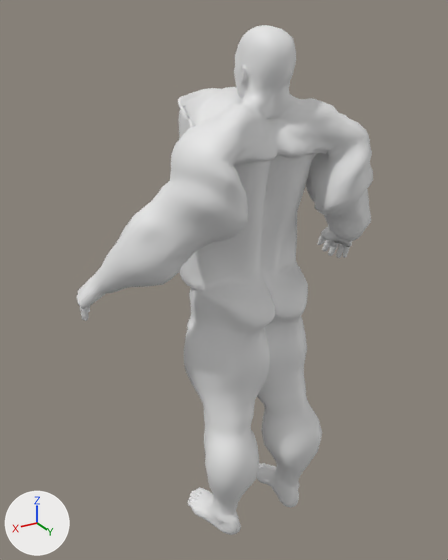
One commit to the FBX model Tools/Art/SKM_Zombie_Abomination.fbx: the scene before it, then after it.
Camera for both pictures: a 50 mm camera at (1.078, 1.562, 1.807) aimed at (0.069, -0.121, 0.966). The axes (+X, +Y, +Z) are drawn at lower left. The lights are the same throughout. The older version comes first. Where no turn or scale is listed for an object, it has been applied to the vertices.

Before the edit, the objects in view are built like this:
```python
mat_z_skin = principled_material('Z_Skin')
mat_z_skin.base_color = (0.8, 0.8, 0.8)  # white #e7e7e7
me_base_009 = bpy.data.meshes.new('base.009')
me_base_009.from_pydata(...)  # 13552 vertices, 13570 faces; spans x -0.56..0.56, y -0.29..0.2, z -0.01..1.78
# faces by material slot: [8451, 1640, 1170, 2117, 192]
me_base_009.materials.append(mat_z_skin)  # white #e7e7e7
me_base_009.materials.append(mat_z_shirt)  # white #e7e7e7
me_base_009.materials.append(mat_z_trousers)  # white #e7e7e7
me_base_009.materials.append(mat_z_shoes)  # white #e7e7e7
me_base_009.materials.append(mat_z_eyes)  # white #e7e7e7
ob_zombie_abomination = bpy.data.objects.new('Zombie_Abomination', me_base_009)
ob_zombie_abomination.location = (0.0, 0.0, 0.0)
```
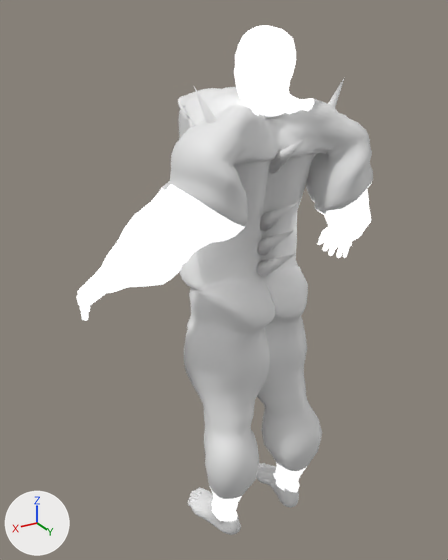
Location of each change, (x1, y1, x2, y2) in pixels of the pictures (448 x 560 px):
'Zombie_Abomination', surface changed, reshaped (lighter)
    both: (77, 25, 373, 535)
part 1 of me_base_009, added
    after: (194, 77, 345, 277)

The change, as a list of edits to the scene's bpy script:
```text
Change mat_z_skin:
    add mat_z_skin.emission_strength = 1.0
Add mat_z_bone:
    mat_z_bone = principled_material('Z_Bone')
    mat_z_bone.base_color = (0.8, 0.8, 0.8)  # white #e7e7e7
Change me_base_009:
    used by ob_zombie_abomination; location = (0.0, 0.0, 0.0)
    remove me_base_009.from_pydata(...)  # 13552 vertices, 13570 faces; spans x -0.56..0.56, y -0.29..0.2, z -0.01..1.78
    add me_base_009.from_pydata(...)  # 13618 vertices, 13636 faces; spans x -0.56..0.56, y -0.29..0.21, z -0.01..1.78
    me_base_009 part 1
    66 vertices are added at x -0.26..0.26, y -0.01..0.21, z 1.01..1.63
    66 new faces join them, mat_z_bone (white #e7e7e7)
    add me_base_009.materials.append(mat_z_bone)  # white #e7e7e7
```
